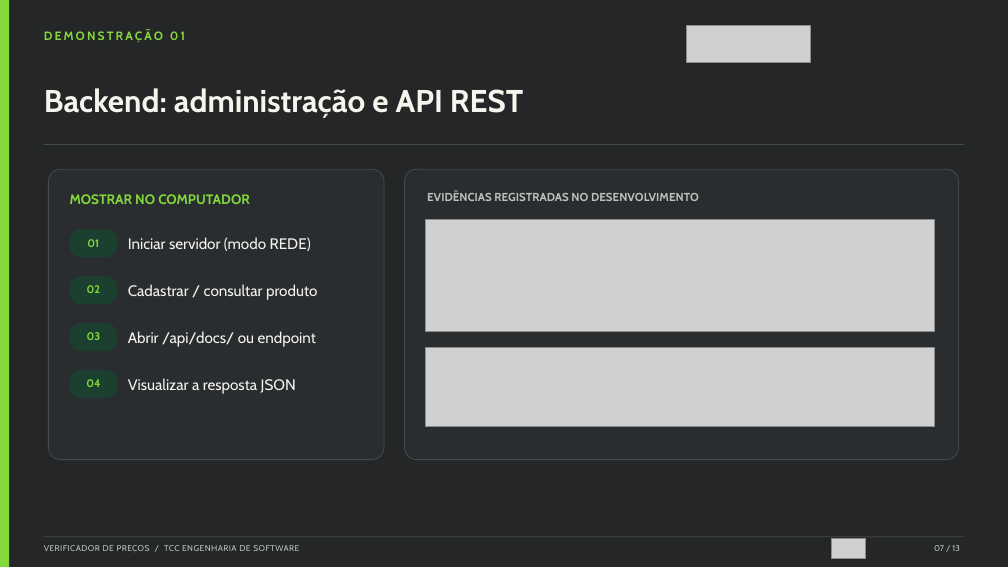
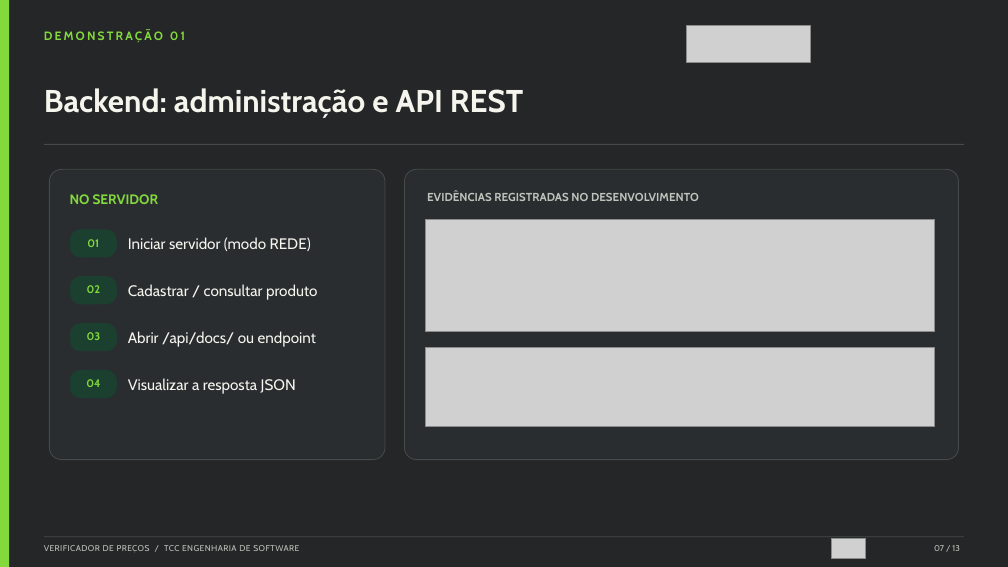
Before and after one commit to marlomlucas/tcc, a slide deck: slide 7 of Docs/Defesa_TCC_Verificador_de_Precos.pptx. Drawn at 1008x567 pixels with LibreOffice and Linux fonts; fonts in the diff are those of the drawing; grey boxes stand for pictures. Boxes give left, top, right and bottom in pixels: in the first picture for what was removed or moved away, otherwise in the second. Text is boxed around its words. In the diff, an @@ line names an element or a change of style, - is before the commit and + after.

```diff
--- a/Docs/Defesa_TCC_Verificador_de_Precos.pptx
+++ b/Docs/Defesa_TCC_Verificador_de_Precos.pptx
@@ text at [70, 194, 159, 204]: text changed @@
-MOSTRAR NO COMPUTADOR
+NO SERVIDOR
```
Also in this commit, not shown: 1 other file.
